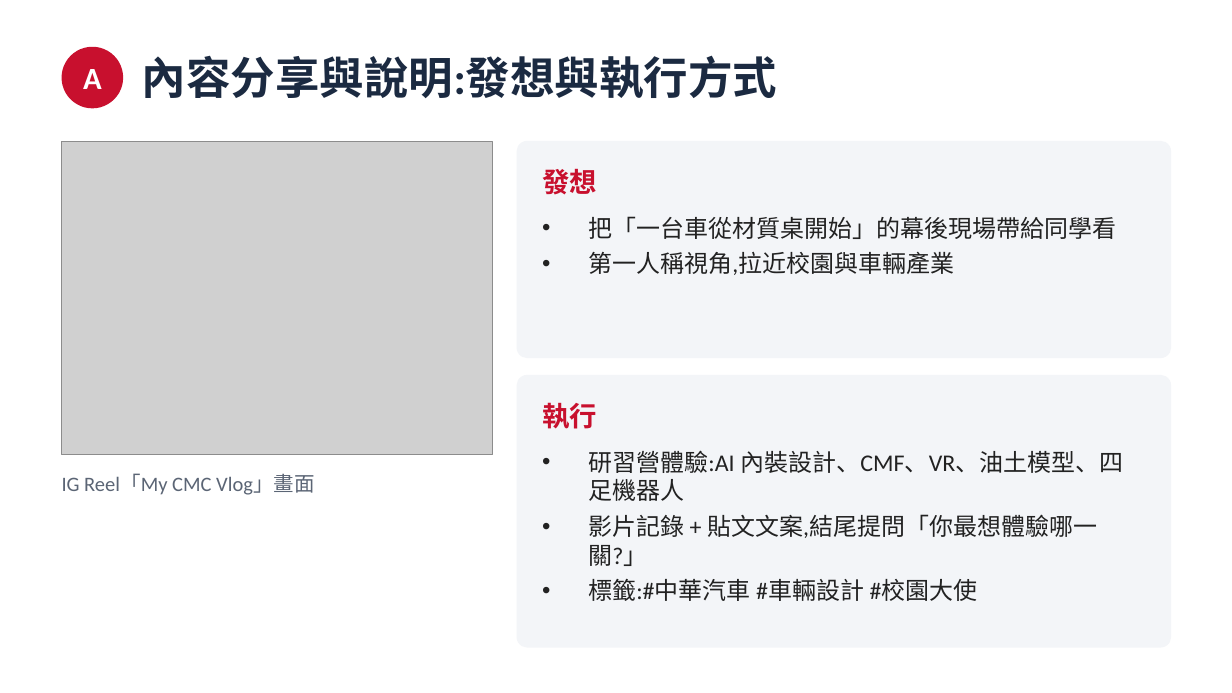
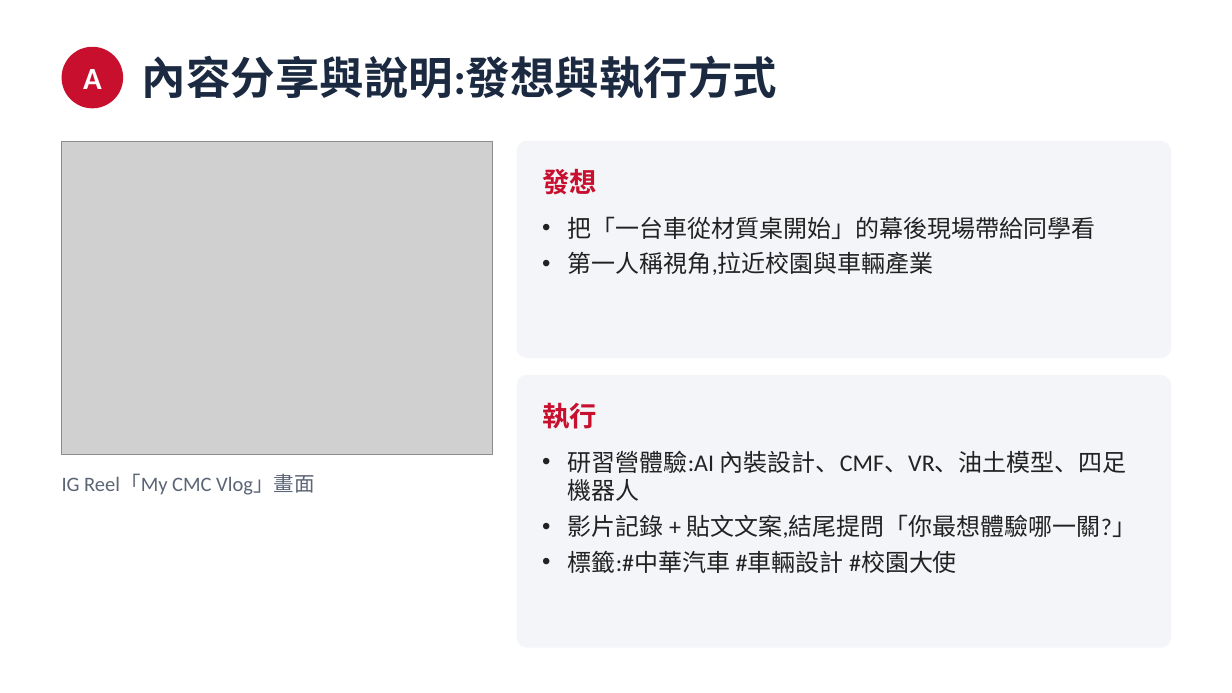
Before and after one commit to tobychien/project-hub, a slide deck: slide 4 of deliverables/CMC_10月_AB任務簡報.pptx. Drawn at 1232x693 pixels with LibreOffice and Linux fonts; fonts in the diff are those of the drawing; grey boxes stand for pictures. Boxes give left, top, right and bottom in pixels: in the first picture for what was removed or moved away, otherwise in the second. Text is boxed around its words. In the diff, an @@ line names an element or a change of style, - is before the commit and + after.

```diff
--- a/deliverables/CMC_10月_AB任務簡報.pptx
+++ b/deliverables/CMC_10月_AB任務簡報.pptx
@@ text "把「一台車從材質桌開始」的幕後現場帶給同學看" at <box>568,216,1096,275</box>: indent changed @@
@@ text "研習營體驗:AI 內裝設計、CMF、VR、油土模型、四足機器人" at <box>568,450,1137,573</box>: indent changed @@
```
Also in this commit, not shown: 6 other slides changed.
